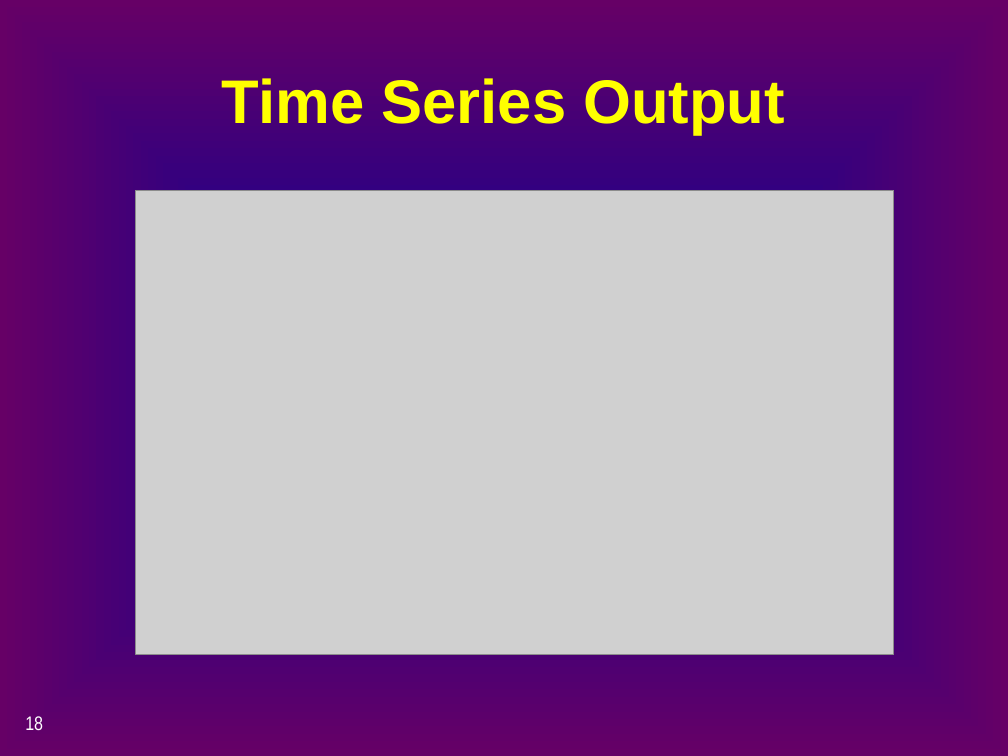
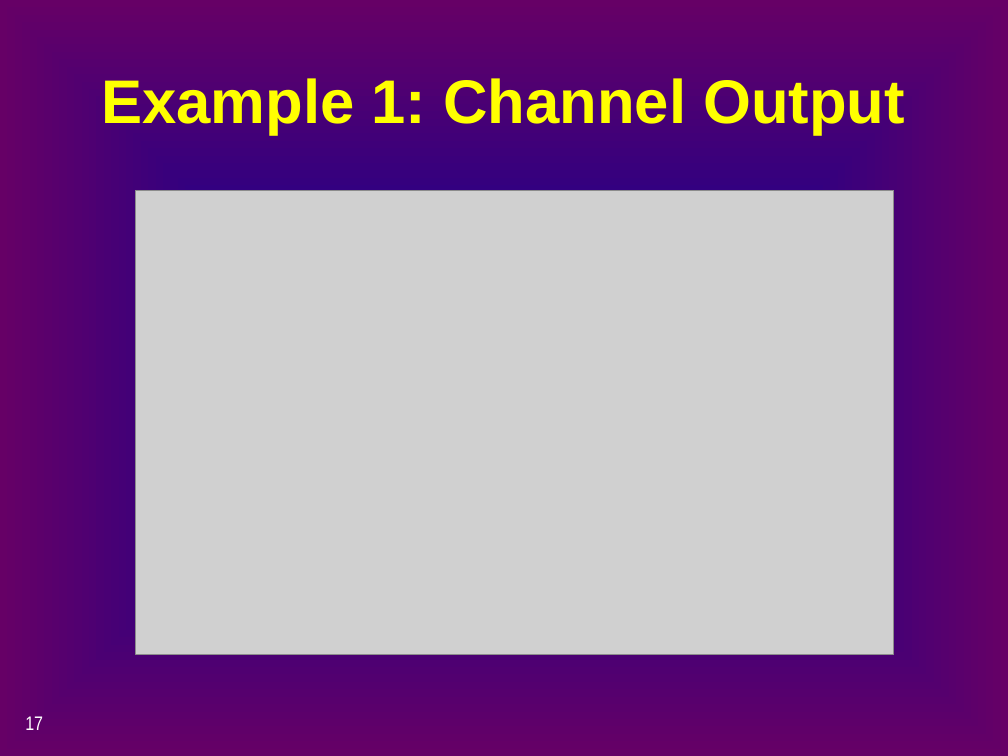
Before and after one commit to CADWRDeltaModeling/dsm2, a slide deck: slide 17 of dsm2/presentations/p4_simulation_data.pptx (slide 18 before the commit). Drawn at 1008x756 pixels with LibreOffice and Linux fonts; fonts in the diff are those of the drawing; grey boxes stand for pictures. Boxes give left, top, right and bottom in pixels: in the first picture for what was removed or moved away, otherwise in the second. Text is boxed around its words. In the diff, an @@ line names an element or a change of style, - is before the commit and + after.

```diff
--- a/dsm2/presentations/p4_simulation_data.pptx
+++ b/dsm2/presentations/p4_simulation_data.pptx
@@ title at [101, 78, 905, 135]: text changed @@
-Time Series Output
+Example 1: Channel Output
@@ page number at [25, 716, 43, 730]: text changed @@
-18
+17
```
Also in this commit, not shown: 14 other slides changed, 4 slides added, 4 slides removed, 2 other files.
